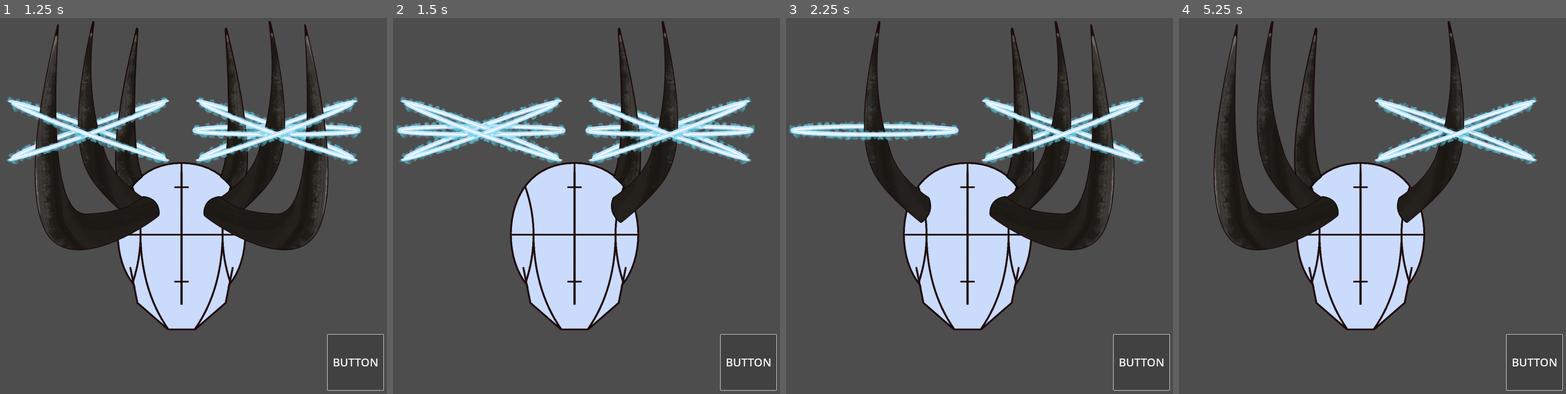
Above: before the commit, frames 1-4 (left to right).
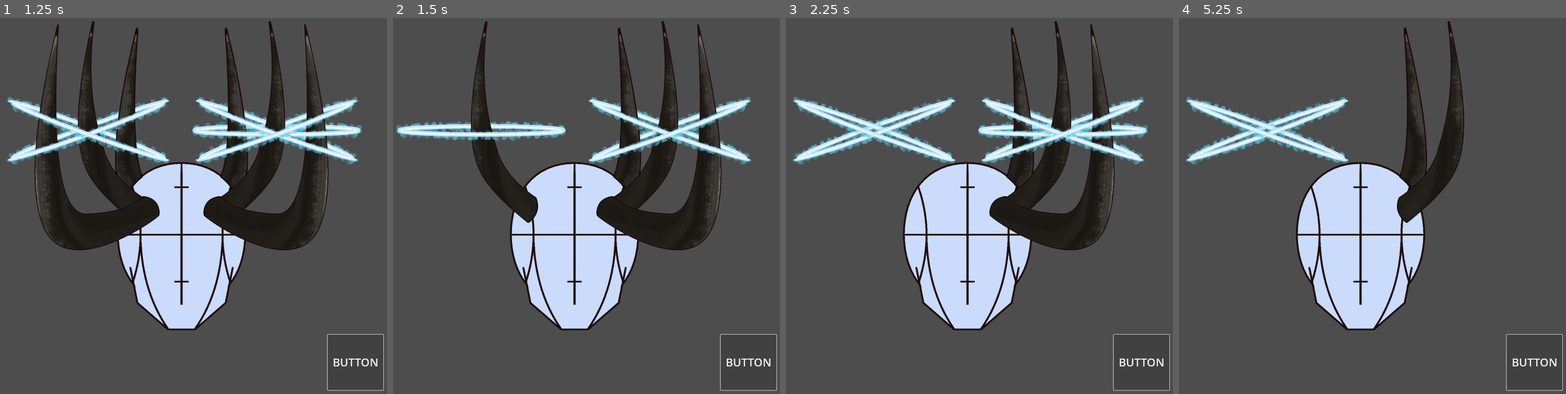
Above: after the commit, the same moments.

Repository: adrianclinansmith/math-rpg
Game: Godot game, scene res://src/battle.tscn
Two runs of this game, one before a commit and one after it. Both use one fixed random seed, a clock stepped at 60 frames per second and the inputs below. The project has no main scene, so this scene is started directly.
Inputs:
- Up to frame 1 (1.25 s): click "BUTTON" at 0.5 s
- Up to frame 2 (1.5 s): tap Enter (ui_text_completion_accept) at 1.25, 1.35 s
- Up to frame 3 (2.25 s): tap Enter (ui_text_completion_accept) at 2, 2.1 s; hold Backspace (ui_text_backspace) from 2.03 s (still down)
- Up to frame 4 (5.25 s): tap Enter (ui_text_completion_accept) at 2.75, 2.85, 3.5, 3.6, 4.25, 4.35, 5, 5.1 s; release Backspace (ui_text_backspace) at 2.78 s; hold Backspace (ui_text_backspace) from 4.28 s (still down)

Frame 1 is identical in both runs. In frame 2, 9.8% of the frame differs, in the area x 1-94%, y 0-62%; in frame 3, 6.9%; in frame 4, 14%, in the area x 1-93%, y 0-62%.

Commit message:
input & view attack via keyboard and terminal

Diff:
--- a/project.godot
+++ b/project.godot
@@ -14,11 +14,72 @@
 config/features=PackedStringArray("4.2", "GL Compatibility")
 config/icon="res://icon.svg"
 
+[debug]
+
+gdscript/warnings/untyped_declaration=1
+gdscript/warnings/unsafe_property_access=1
+gdscript/warnings/unsafe_method_access=1
+gdscript/warnings/unsafe_cast=1
+gdscript/warnings/unsafe_call_argument=1
+
 [display]
 
 window/size/viewport_width=1500
 window/size/viewport_height=1500
 
+[input]
+
+ui_0={
+"deadzone": 0.5,
+"events": [Object(InputEventKey,"resource_local_to_scene":false,"resource_name":"","device":-1,"window_id":0,"alt_pressed":false,"shift_pressed":false,"ctrl_pressed":false,"meta_pressed":false,"pressed":false,"keycode":0,"physical_keycode":48,"key_label":0,"unicode":48,"echo":false,"script":null)
+]
+}
+ui_1={
+"deadzone": 0.5,
+"events": [Object(InputEventKey,"resource_local_to_scene":false,"resource_name":"","device":-1,"window_id":0,"alt_pressed":false,"shift_pressed":false,"ctrl_pressed":false,"meta_pressed":false,"pressed":false,"keycode":0,"physical_keycode":49,"key_label":0,"unicode":49,"echo":false,"script":null)
+]
+}
+ui_2={
+"deadzone": 0.5,
+"events": [Object(InputEventKey,"resource_local_to_scene":false,"resource_name":"","device":-1,"window_id":0,"alt_pressed":false,"shift_pressed":false,"ctrl_pressed":false,"meta_pressed":false,"pressed":false,"keycode":0,"physical_keycode":50,"key_label":0,"unicode":50,"echo":false,"script":null)
+]
+}
+ui_3={
+"deadzone": 0.5,
+"events": [Object(InputEventKey,"resource_local_to_scene":false,"resource_name":"","device":-1,"window_id":0,"alt_pressed":false,"shift_pressed":false,"ctrl_pressed":false,"meta_pressed":false,"pressed":false,"keycode":0,"physical_keycode":51,"key_label":0,"unicode":51,"echo":false,"script":null)
+]
+}
+ui_4={
+"deadzone": 0.5,
+"events": [Object(InputEventKey,"resource_local_to_scene":false,"resource_name":"","device":-1,"window_id":0,"alt_pressed":false,"shift_pressed":false,"ctrl_pressed":false,"meta_pressed":false,"pressed":false,"keycode":0,"physical_keycode":52,"key_label":0,"unicode":52,"echo":false,"script":null)
+]
+}
+ui_5={
+"deadzone": 0.5,
+"events": [Object(InputEventKey,"resource_local_to_scene":false,"resource_name":"","device":-1,"window_id":0,"alt_pressed":false,"shift_pressed":false,"ctrl_pressed":false,"meta_pressed":false,"pressed":false,"keycode":0,"physical_keycode":53,"key_label":0,"unicode":53,"echo":false,"script":null)
+]
+}
+ui_6={
+"deadzone": 0.5,
+"events": [Object(InputEventKey,"resource_local_to_scene":false,"resource_name":"","device":-1,"window_id":0,"alt_pressed":false,"shift_pressed":false,"ctrl_pressed":false,"meta_pressed":false,"pressed":false,"keycode":0,"physical_keycode":54,"key_label":0,"unicode":54,"echo":false,"script":null)
+]
+}
+ui_7={
+"deadzone": 0.5,
+"events": [Object(InputEventKey,"resource_local_to_scene":false,"resource_name":"","device":-1,"window_id":0,"alt_pressed":false,"shift_pressed":false,"ctrl_pressed":false,"meta_pressed":false,"pressed":false,"keycode":0,"physical_keycode":55,"key_label":0,"unicode":55,"echo":false,"script":null)
+]
+}
+ui_8={
+"deadzone": 0.5,
+"events": [Object(InputEventKey,"resource_local_to_scene":false,"resource_name":"","device":-1,"window_id":0,"alt_pressed":false,"shift_pressed":false,"ctrl_pressed":false,"meta_pressed":false,"pressed":false,"keycode":0,"physical_keycode":56,"key_label":0,"unicode":56,"echo":false,"script":null)
+]
+}
+ui_9={
+"deadzone": 0.5,
+"events": [Object(InputEventKey,"resource_local_to_scene":false,"resource_name":"","device":-1,"window_id":0,"alt_pressed":false,"shift_pressed":false,"ctrl_pressed":false,"meta_pressed":false,"pressed":false,"keycode":0,"physical_keycode":57,"key_label":0,"unicode":57,"echo":false,"script":null)
+]
+}
+
 [rendering]
 
 renderer/rendering_method="gl_compatibility"
--- a/src/battle.gd
+++ b/src/battle.gd
@@ -1,36 +1,69 @@
 extends Node2D
 
-var rng = RandomNumberGenerator.new()
+var rng := RandomNumberGenerator.new()
+var attack := 0
+var left_horn_value := 0
+var right_horn_value := 0
 
 # Node Overrides
 # =========================================================
 
-func _ready():
-	show_horns("Left", rng.randi_range(1, 15))
-	show_horns("Right", rng.randi_range(1, 15))
+func _ready() -> void:
+	randomly_change_horns()
+
+func _process(delta: float) -> void:
+	# increase attack power
+	for digit in 10:
+		if Input.is_action_just_pressed(str("ui_", digit)):
+			attack = attack * 10 + digit
+			print(attack)
+	# decrease attack power
+	if Input.is_action_just_pressed("ui_text_backspace"):
+		attack /= 10
+		print(attack)
+	# fire attack
+	if Input.is_action_just_pressed("ui_text_completion_accept"):
+		_on_button_pressed()
 
 # Signal Handlers
 # =========================================================
 
-func _on_button_pressed():
-	print()
-	show_horns("Left", rng.randi_range(1, 15))
-	show_horns("Right", rng.randi_range(1, 15))
+func _on_button_pressed() -> void:
+	var hit_left := attack % left_horn_value == 0
+	var hit_right := attack % right_horn_value == 0
+	if hit_left:
+		print("HIT: %d divides %d" % [left_horn_value, attack])
+	if hit_right:
+		print("HIT: %d divides %d" % [right_horn_value, attack])
+	if hit_left or hit_right:
+		randomly_change_horns()
+	else:
+		print("MISS!")
+	attack = 0
 
 # Private Functions
 # =========================================================
 
-func show_horns(side_of_head: String, value: int):
+func randomly_change_horns() -> void:
+	show_horns("Left", rng.randi_range(1, 15))
+	show_horns("Right", rng.randi_range(1, 15))
+
+func show_horns(side_of_head: String, value: int) -> void:
 	print("%s value = %d" % [side_of_head, value])
+	# Store the numeric value of the horns
+	if side_of_head == "Left":
+		left_horn_value = value
+	else:
+		right_horn_value = value
 	# initially hide all horns and halos
 	for i in range(1, $Enemy.get_child_count()):
 		if $Enemy.get_child(i).name.contains(side_of_head):
 			$Enemy.get_child(i).hide()
 	# show the halos to represent 4, 8, or 12
-	var back_halo1 = get_node("Enemy/Halo1%sBack" % side_of_head)
-	var front_halo1 = get_node("Enemy/Halo1%sFront" % side_of_head)
-	var back_halo2 = get_node("Enemy/Halo2%sBack" % side_of_head)
-	var front_halo2 = get_node("Enemy/Halo2%sFront" % side_of_head)
+	var back_halo1: Sprite2D = get_node("Enemy/Halo1%sBack" % side_of_head)
+	var front_halo1: Sprite2D = get_node("Enemy/Halo1%sFront" % side_of_head)
+	var back_halo2: Sprite2D = get_node("Enemy/Halo2%sBack" % side_of_head)
+	var front_halo2: Sprite2D = get_node("Enemy/Halo2%sFront" % side_of_head)
 	if value >= 8:
 		back_halo2.show()
 		front_halo2.show()
@@ -39,9 +72,9 @@
 		back_halo1.show()
 		front_halo1.show()
 	# show the horns to represent the remaining 1, 2, or 3
-	var back_horn = get_node("Enemy/Horn%sBack" % side_of_head)
-	var middle_horn = get_node("Enemy/Horn%sMiddle" % side_of_head)
-	var front_horn = get_node("Enemy/Horn%sFront" % side_of_head)
+	var back_horn: Sprite2D = get_node("Enemy/Horn%sBack" % side_of_head)
+	var middle_horn: Sprite2D = get_node("Enemy/Horn%sMiddle" % side_of_head)
+	var front_horn: Sprite2D = get_node("Enemy/Horn%sFront" % side_of_head)
 	if value % 4 == 1:
 		middle_horn.show()
 	elif value % 4 == 2:
